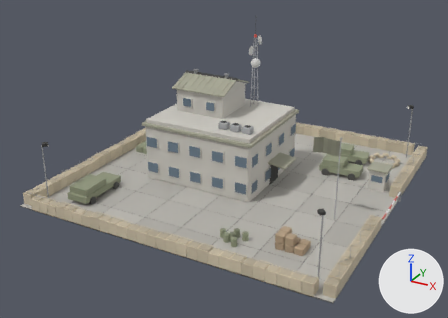
The glTF model art/models/b_hq.glb, before and after one commit.
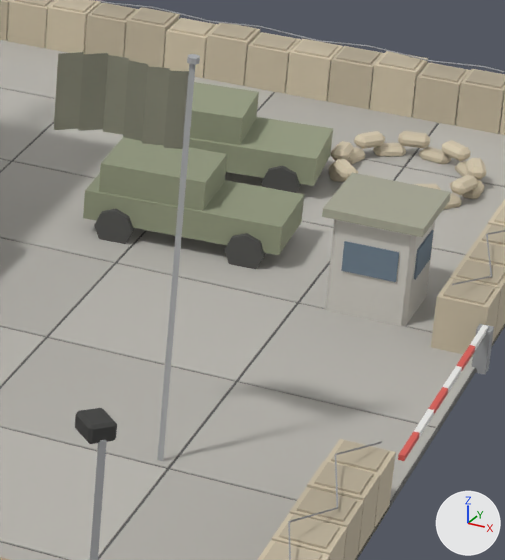
Each version is shown whole from a 50 mm camera at (29.0, -56.9, 30.4) aimed at (-0.6, -3.0, 3.5), then close up on the part from 67% to 90% of the width and 40% to 75% of the height. Arrows for +X, +Y and +Z are at lower right; the lights stay in place. The last two pictures show the newer version. Vertices at exactly the same position are counted once.

The older version as bpy lines, for what is in view:
```python
me_hull = bpy.data.meshes.new('hull')
me_hull.from_pydata(...)  # 5562 vertices, 8814 faces; spans x -17.0..17.2, y -17.0..17.0, z 0.0..17.6
me_hull.materials.append(mat_concrete)
me_hull.materials.append(mat_asphalt)
me_hull.materials.append(mat_sand)
me_hull.materials.append(mat_body)
me_hull.materials.append(mat_dark)
me_hull.materials.append(mat_metal)
me_hull.materials.append(mat_glass)
me_hull.materials.append(mat_white)
me_hull.materials.append(mat_red)
me_hull.materials.append(mat_olive)
me_hull.materials.append(mat_wood)
ob_hull = bpy.data.objects.new('hull', me_hull)
ob_hull.location = (0.0, 0.0, 0.0)
```
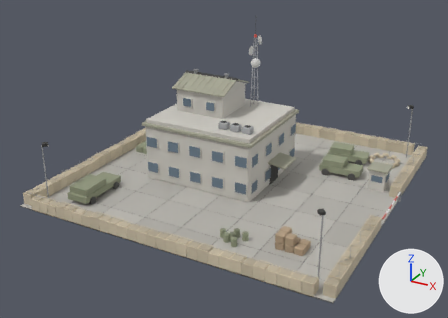
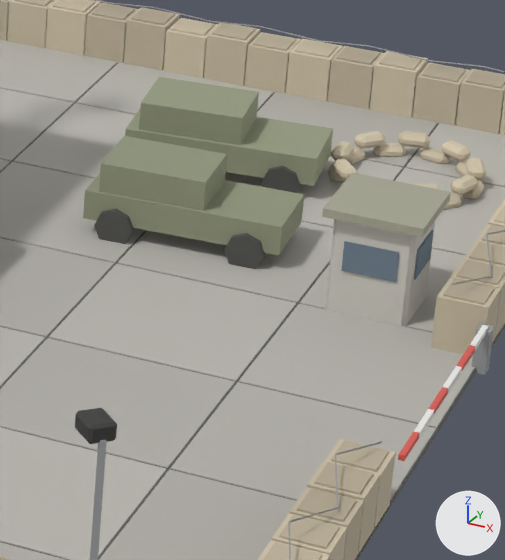
Changed parts and their boxes (x1, y1, x2, y2) in the close-ups (505 x 560 px):
part 1 of me_hull, deleted: before (54, 52, 200, 461)

The change in detail:
me_hull is used by ob_hull; location (0.0, 0.0, 0.0).
me_hull had 5562 vertices, 8814 faces and spanned x -17.0..17.2, y -17.0..17.0, z 0.0..17.6.
me_hull now has 5516 vertices, 8754 faces and spans x -17.0..17.2, y -17.0..17.0, z 0.0..17.6.
me_hull part 1: 8 loose pieces with 46 vertices, spanning x 9.9..12.6, y -4.2..-3.9, z 0.0..8.8, are deleted.
